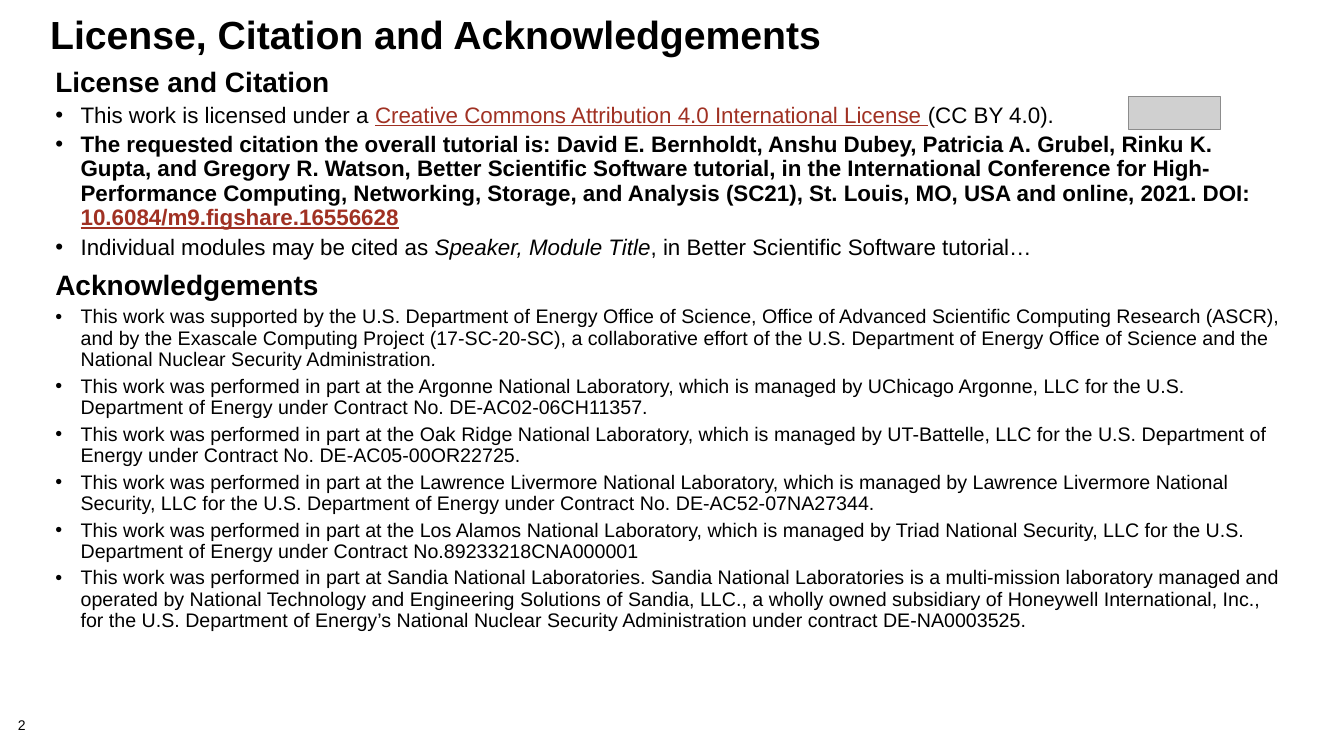
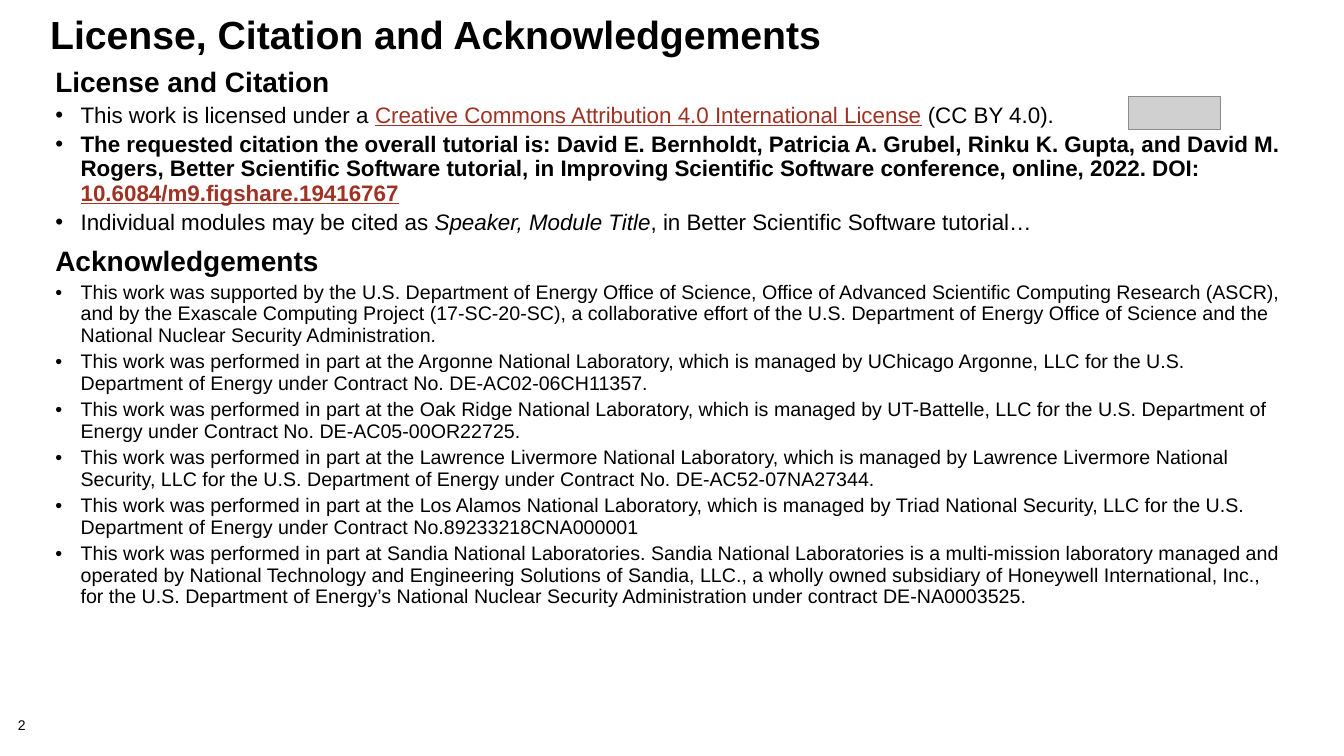
Before and after one commit to bssw-tutorial/presentations, a slide deck: slide 2 of intro.pptx. Drawn at 1344x756 pixels with LibreOffice and Linux fonts; fonts in the diff are those of the drawing; grey boxes stand for pictures; background and template pictures are left out. Boxes give left, top, right and bottom in pixels: in the first picture for what was removed or moved away, otherwise in the second. Text is boxed around its words. In the diff, an @@ line names an element or a change of style, - is before the commit and + after.

```diff
--- a/intro.pptx
+++ b/intro.pptx
@@ text at <box>81,135,1279,206</box>: text changed @@
-• The requested citation the overall tutorial is: David E. Bernholdt, Anshu Dubey, Patricia A. Grubel, Rinku K. Gupta, and Gregory R. Watson, Better Scientific Software tutorial, in the International Conference for High-Performance Computing, Networking, Storage, and Analysis (SC21), St. Louis, MO, USA and online, 2021. DOI: 10.6084/m9.figshare.16556628
+• The requested citation the overall tutorial is: David E. Bernholdt, Patricia A. Grubel, Rinku K. Gupta, and David M. Rogers, Better Scientific Software tutorial, in Improving Scientific Software conference, online, 2022. DOI: 10.6084/m9.figshare.19416767
```
Also in this commit, not shown: 4 other slides changed.
